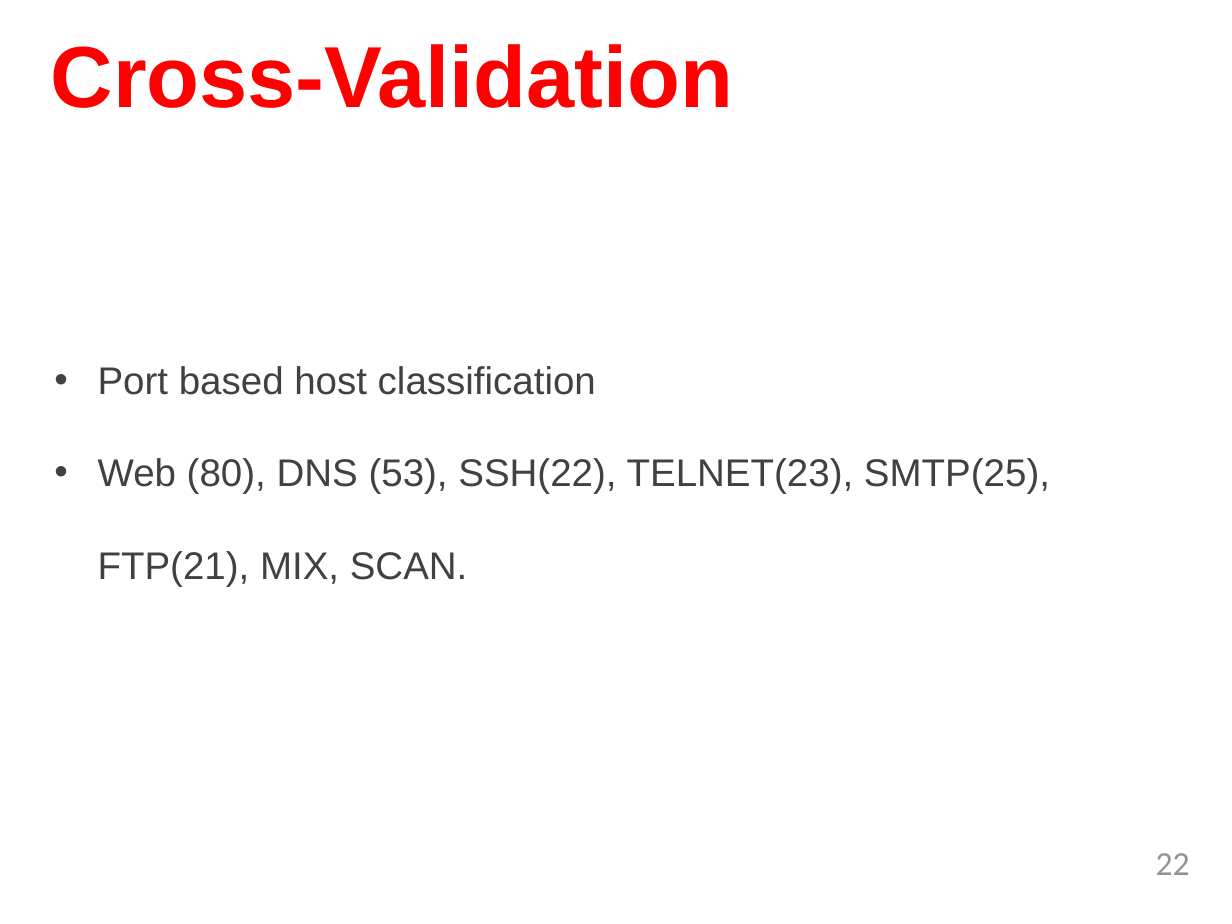
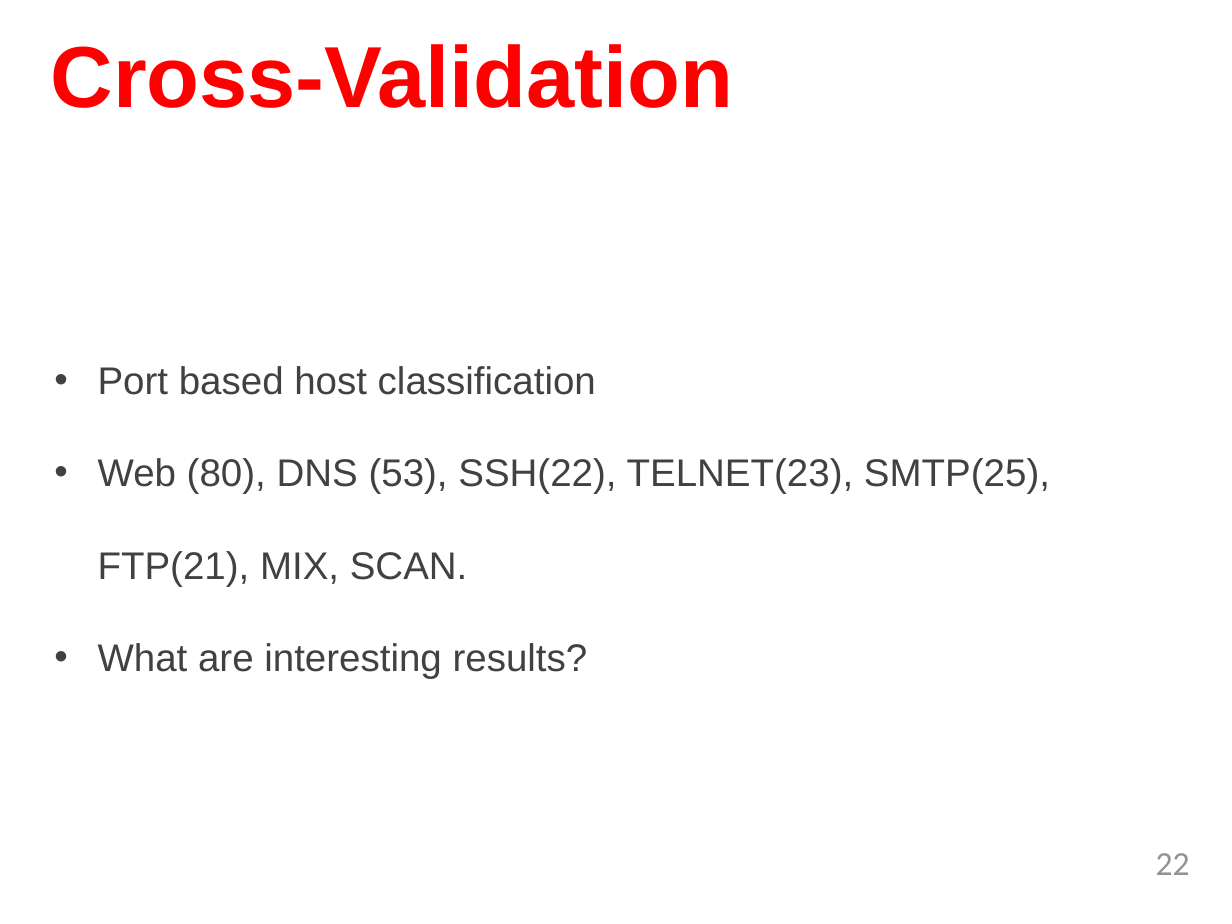
Before and after one commit to TejaKommineni/KnowNet, a slide deck: slide 22 of My Thesis/sample-thesis-0/Thesis_Defense.pptx. Drawn at 1232x924 pixels with LibreOffice and Linux fonts; fonts in the diff are those of the drawing; background and template pictures are left out. Boxes give left, top, right and bottom in pixels: in the first picture for what was removed or moved away, otherwise in the second. Text is boxed around its words. In the diff, an @@ line names an element or a change of style, - is before the commit and + after.

```diff
--- a/My Thesis/sample-thesis-0/Thesis_Defense.pptx
+++ b/My Thesis/sample-thesis-0/Thesis_Defense.pptx
@@ text at (98,643,588,679): paragraph added @@
+• What are interesting results?
```
Also in this commit, not shown: 17 other slides changed, 28 other files.
